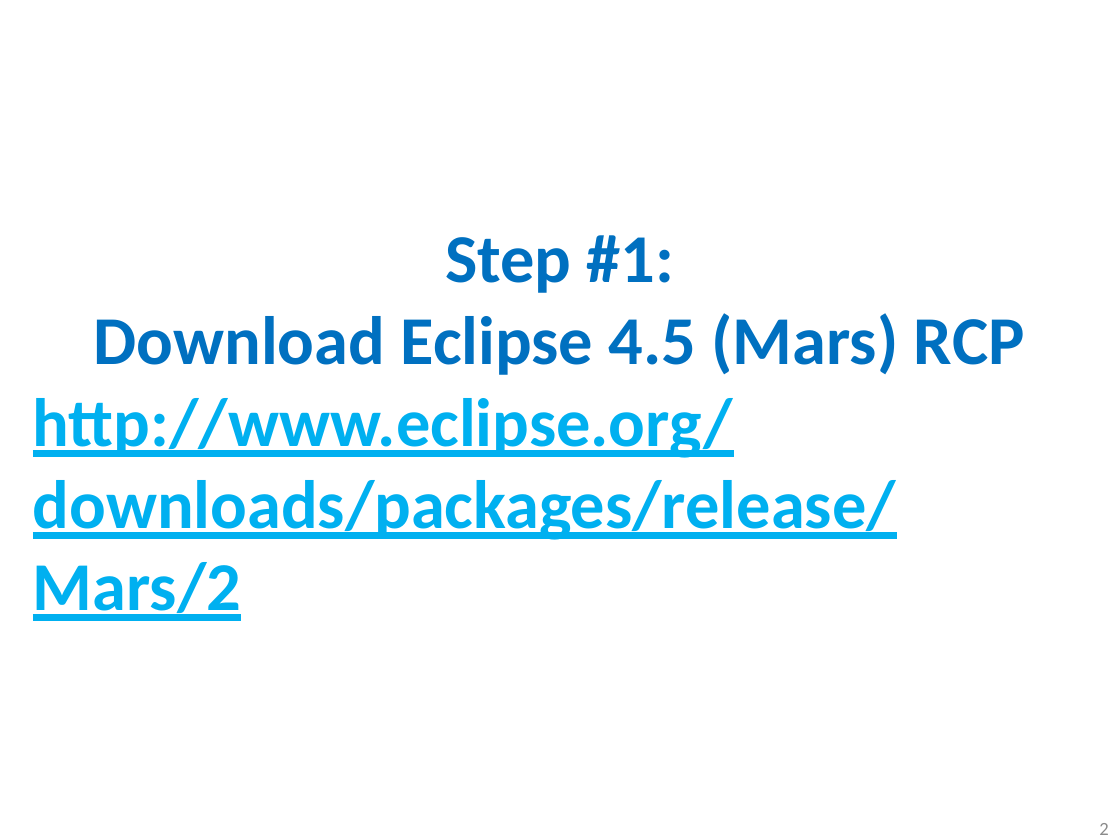
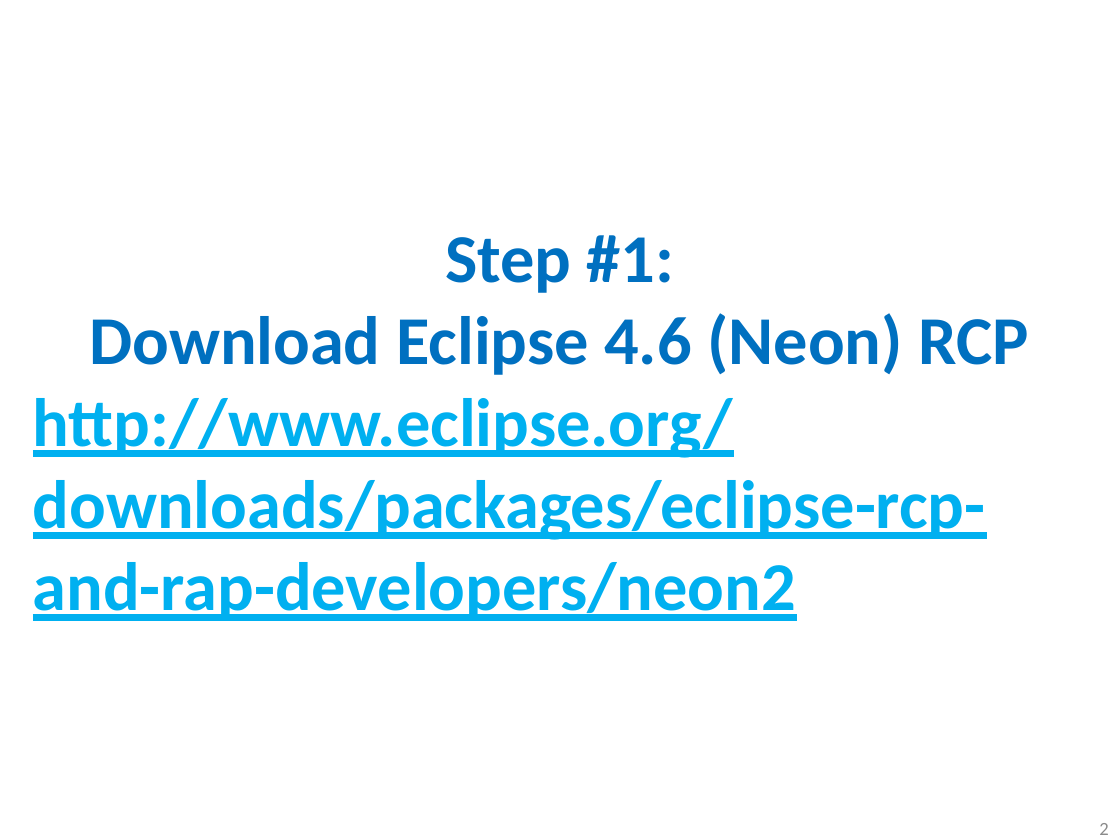
Before and after one commit to d3slect/nprg044-eclipse-platform, a slide deck: slide 2 of slides/01-osgi/01-osgi.pptx. Drawn at 1120x840 pixels with LibreOffice and Linux fonts; fonts in the diff are those of the drawing; background and template pictures are left out. Boxes give left, top, right and bottom in pixels: in the first picture for what was removed or moved away, otherwise in the second. Text is boxed around its words. In the diff, an @@ line names an element or a change of style, - is before the commit and + after.

```diff
--- a/slides/01-osgi/01-osgi.pptx
+++ b/slides/01-osgi/01-osgi.pptx
@@ text at [33,313,1029,621]: text changed @@
-Download Eclipse 4.5 (Mars) RCP
-http://www.eclipse.org/downloads/packages/release/Mars/2
+Download Eclipse 4.6 (Neon) RCP
+http://www.eclipse.org/downloads/packages/eclipse-rcp-and-rap-developers/neon2
```
Also in this commit, not shown: 4 other slides changed.
